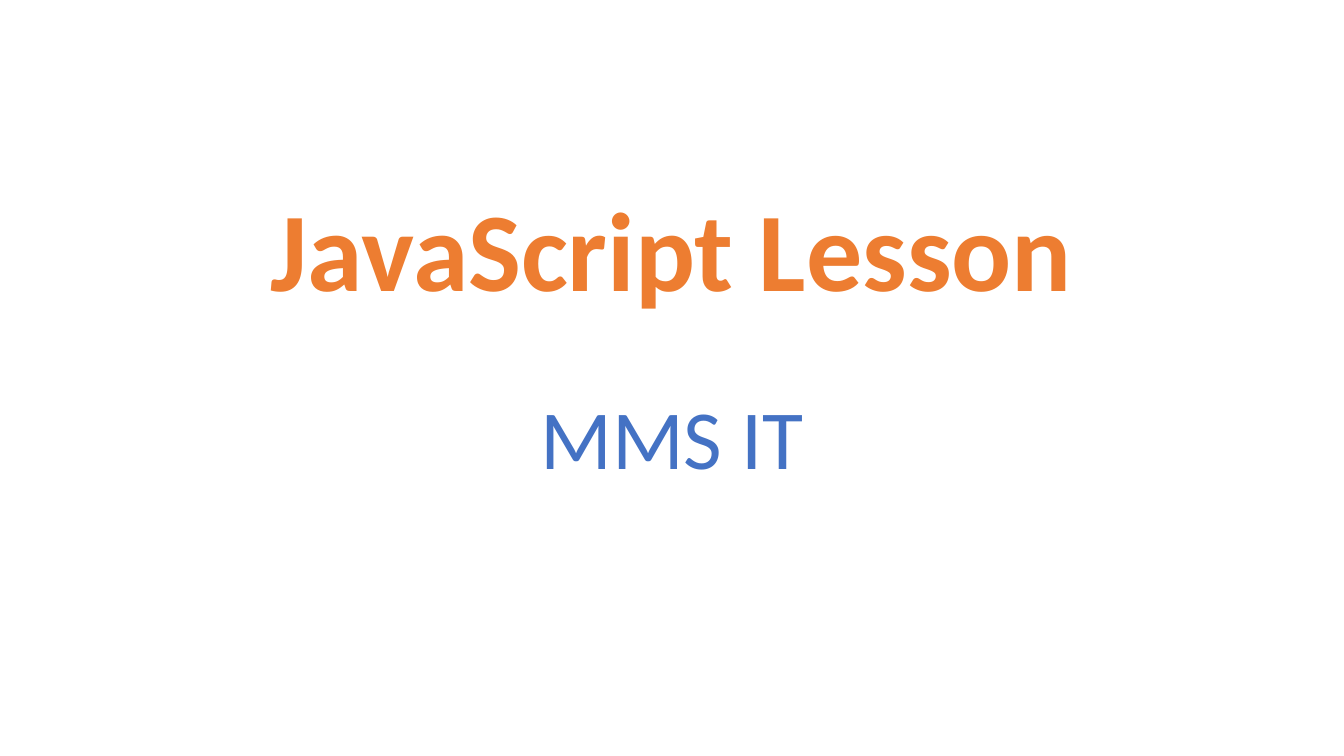
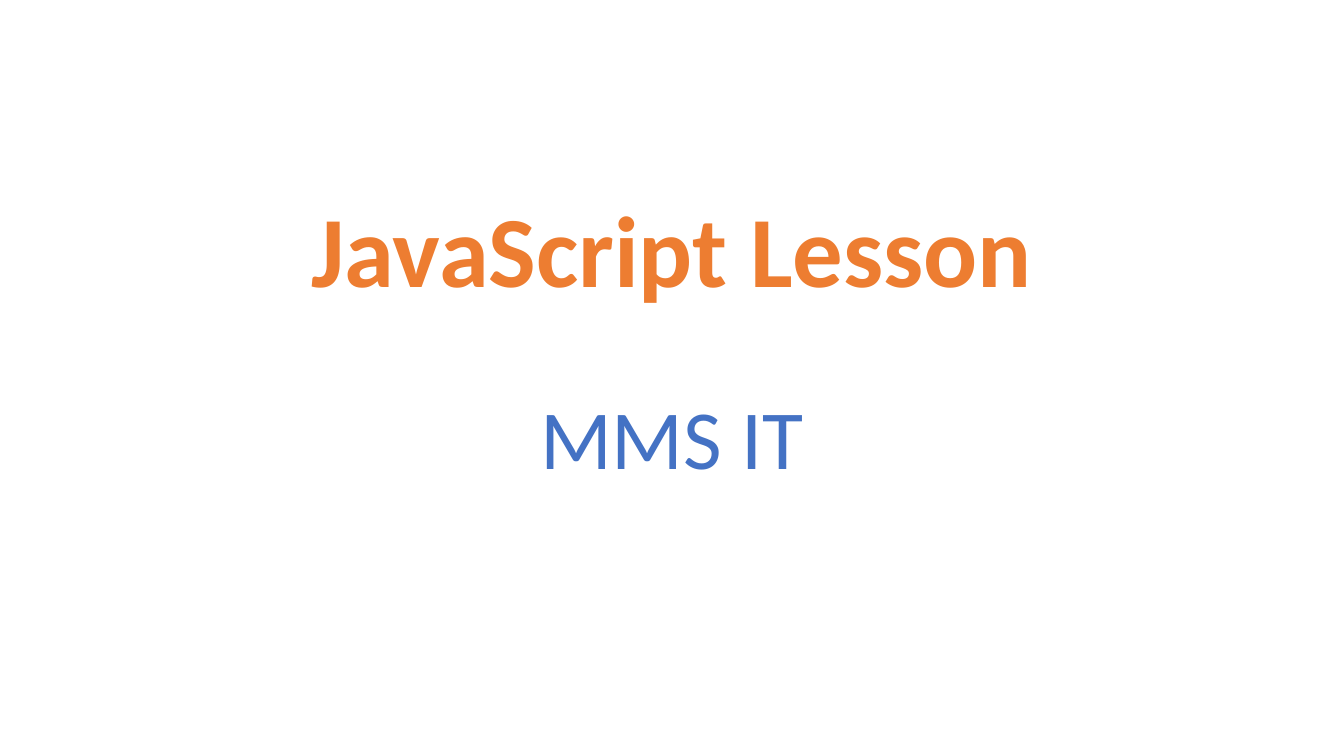
Before and after one commit to yellhtetaung/mmsitbwd4, a slide deck: slide 1 of JavaScript.pptx. Drawn at 1344x756 pixels with LibreOffice and Linux fonts; fonts in the diff are those of the drawing. Boxes give left, top, right and bottom in pixels: in the first picture for what was removed or moved away, otherwise in the second. Text is boxed around its words. In the diff, an @@ line names an element or a change of style, - is before the commit and + after.

```diff
--- a/JavaScript.pptx
+++ b/JavaScript.pptx
@@ title "JavaScript Lesson" at (311, 216, 1032, 303): size 80 to 72 pt @@
```
Also in this commit, not shown: 2 other slides changed, 3 slides added, 4 other files.
